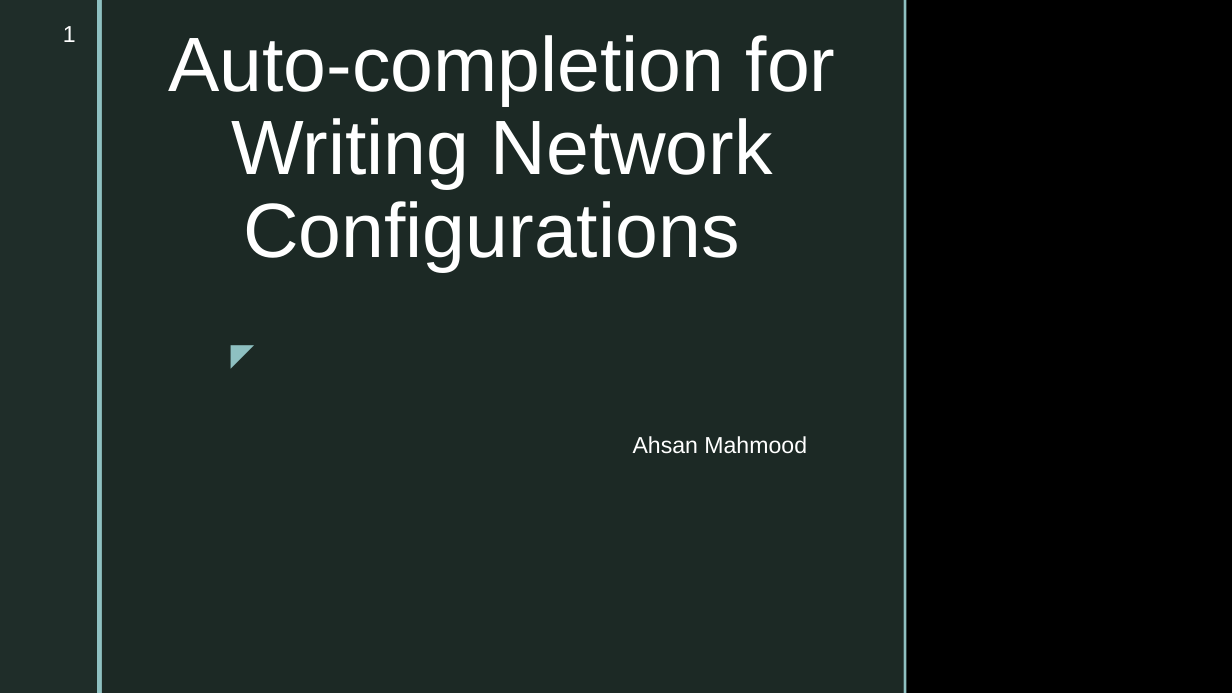
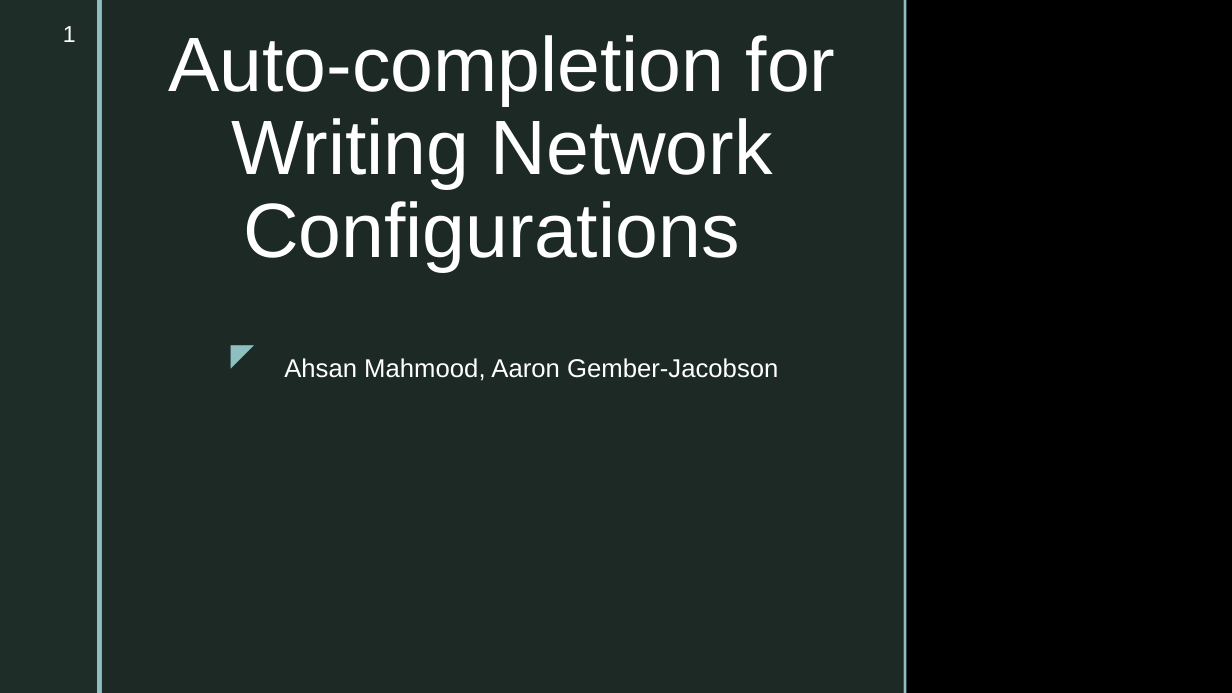
Before and after one commit to ahsanMah/config-completion, a slide deck: slide 1 of Final Presentation.pptx. Drawn at 1232x693 pixels with LibreOffice and Linux fonts; fonts in the diff are those of the drawing; background and template pictures are left out. Boxes give left, top, right and bottom in pixels: in the first picture for what was removed or moved away, otherwise in the second. Text is boxed around its words. In the diff, an @@ line names an element or a change of style, - is before the commit and + after.

```diff
--- a/Final Presentation.pptx
+++ b/Final Presentation.pptx
@@ subtitle "Ahsan Mahmood, Aaron Gember-Jacobson" at <box>284,358,778,381</box>: vertical alignment bottom to top @@
@@ subtitle at <box>284,358,778,381</box>: text changed; size 18 to 20 pt @@
-Ahsan Mahmood
+Ahsan Mahmood, Aaron Gember-Jacobson
```
Also in this commit, not shown: 8 other slides changed, 4 slides added, 3 slides removed, 1 other file.
